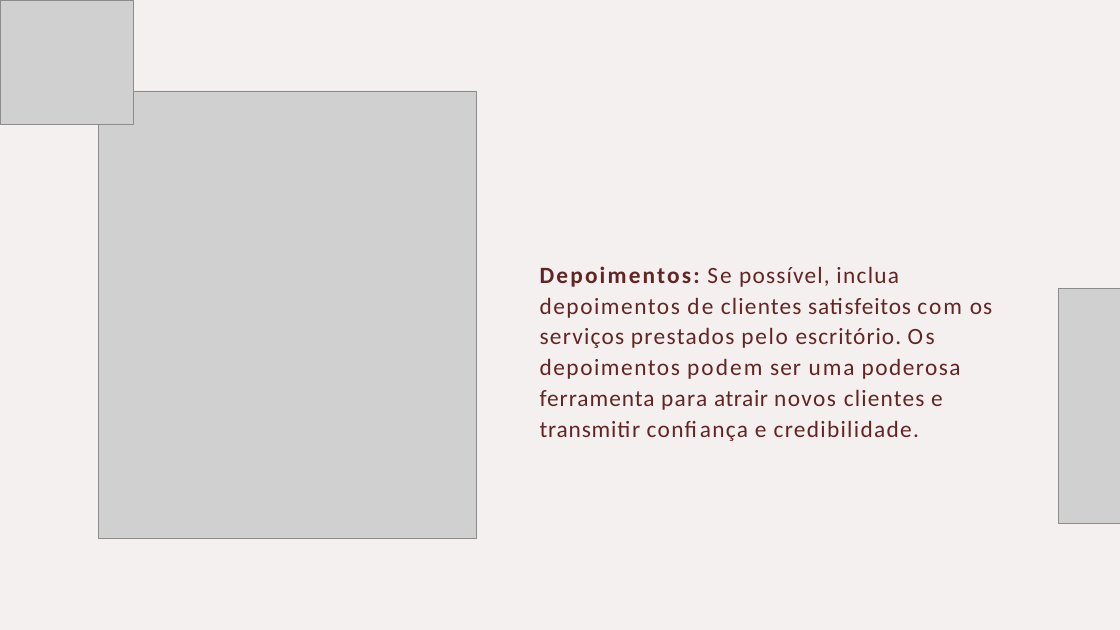
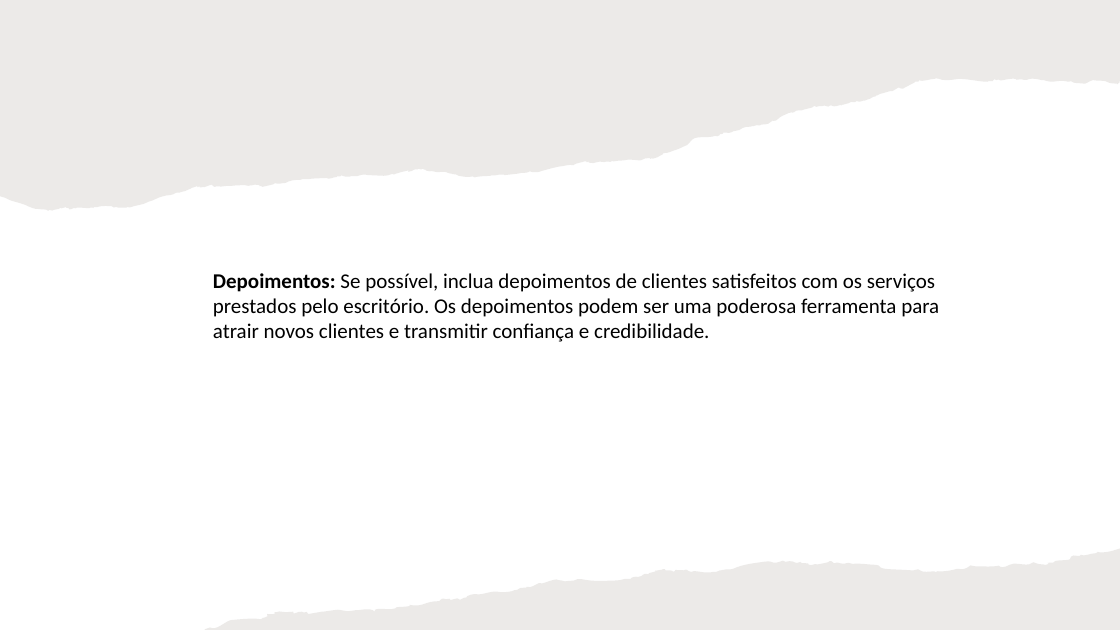
Before and after one commit to slesbel/Design-Studio, a slide deck: slide 9 of lawyer/guia_para_advogados.pptx. Drawn at 1120x630 pixels with LibreOffice and Linux fonts; fonts in the diff are those of the drawing; grey boxes stand for pictures. Boxes give left, top, right and bottom in pixels: in the first picture for what was removed or moved away, otherwise in the second. Text is boxed around its words. In the diff, an @@ line names an element or a change of style, - is before the commit and + after.

```diff
--- a/lawyer/guia_para_advogados.pptx
+++ b/lawyer/guia_para_advogados.pptx
@@ picture removed at [0,0,133,124] @@
@@ rectangle added at [0,0,1120,630], fill #FFFFFF @@
@@ freeform shape added at [0,0,1120,211], fill #82766A at 15% opacity @@
@@ picture removed at [99,91,477,539] @@
@@ text "Depoimentos: Se possível, inclua depoimentos ...": place and size @@
-text "Depoimentos: Se possível, inclua depoimentos ..." at [540,266,992,437]
+text "Depoimentos: Se possível, inclua depoimentos ..." at [213,273,939,342]
@@ text "Depoimentos: Se possível, inclua depoimentos ..." at [213,273,939,342]: size 20 to 18 pt, text colour #632523 to #000000; letter spacing 1.9 to 0 pt in "Depoimentos: de"; letter spacing 1.8 to 0 pt in "Se com podem"; letter spacing 1 to 0 pt in "possível, clientes clientes"; letter spacing 1.1 to 0 pt in "inclua serviços prestados para e confiança credibilidade."; letter spacing 1.3 to 0 pt in "depoimentos depoimentos"; letter spacing 0.7 to 0 pt in "satisfeitos transmitir"; letter spacing 0.8 to 0 pt in "os escritório. ser ferramenta"; letter spacing 1.4 to 0 pt in "pelo"; letter spacing 2.2 to 0 pt in "Os"; letter spacing 1.6 to 0 pt in "uma e"; letter spacing 1.2 to 0 pt in "poderosa novos"; letter spacing 0.5 to 0 pt in "atrair"; indent changed; line spacing 1.1 to 1; less space between paragraphs @@
@@ picture removed at [1059,289,1120,523] @@
@@ freeform shape added at [204,549,1120,630], fill #82766A at 15% opacity @@
```
Also in this commit, not shown: 14 other slides changed, 3 slides added, 2 other files.
